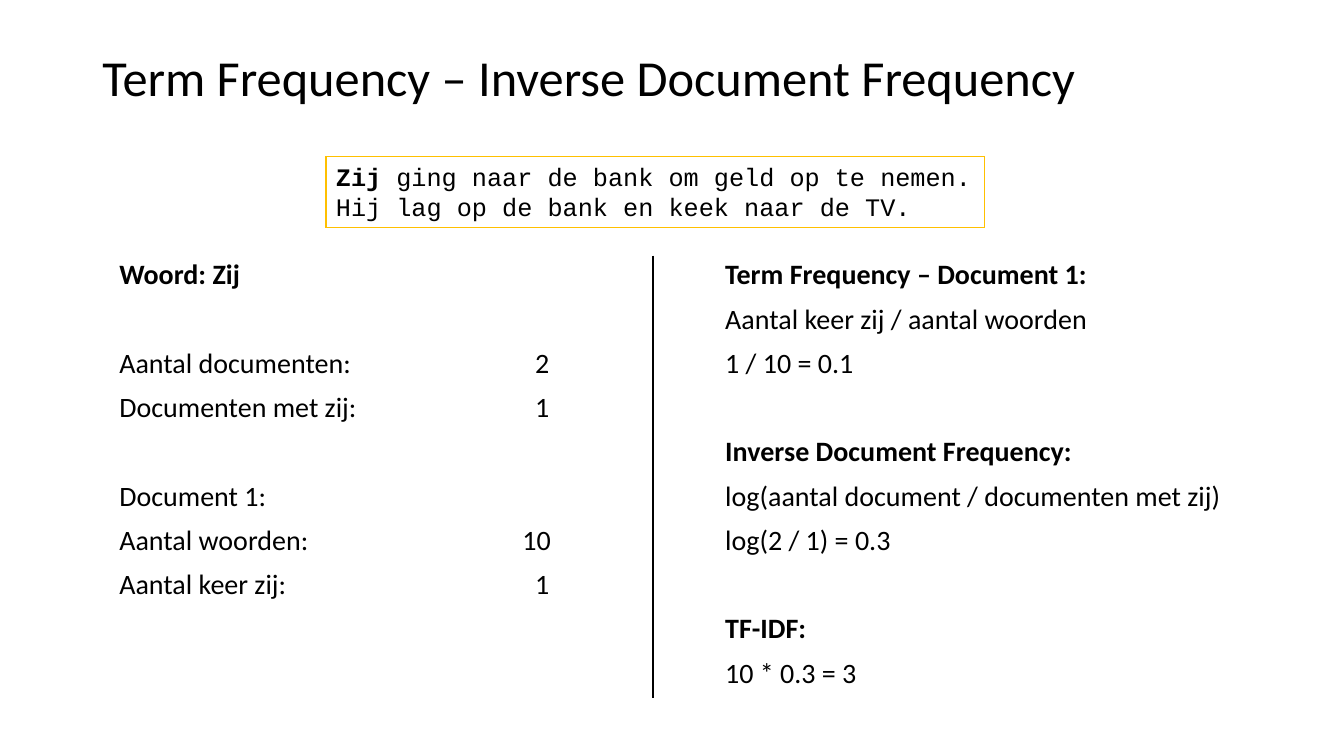
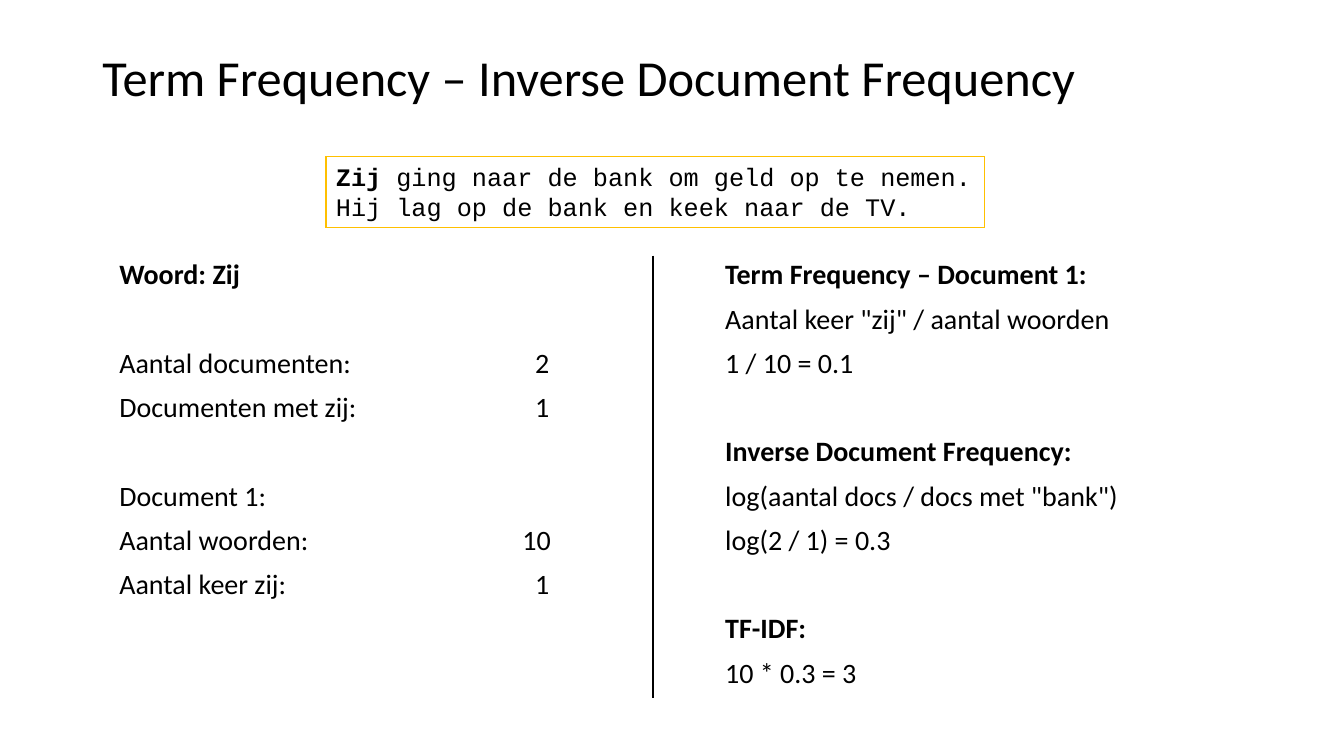
Before and after one commit to LFKoning/knowledge-sharing, a slide deck: slide 39 of python_trainees/5_nlp/python_traineeship_5.pptx (slide 37 before the commit). Drawn at 1344x756 pixels with LibreOffice and Linux fonts; fonts in the diff are those of the drawing. Boxes give left, top, right and bottom in pixels: in the first picture for what was removed or moved away, otherwise in the second. Text is boxed around its words. In the diff, an @@ line names an element or a change of style, - is before the commit and + after.

```diff
--- a/python_trainees/5_nlp/python_traineeship_5.pptx
+++ b/python_trainees/5_nlp/python_traineeship_5.pptx
@@ text at (725,309,1109,334): text changed @@
-Aantal keer zij / aantal woorden
+Aantal keer "zij" / aantal woorden
@@ text at (725,485,1118,511): text changed @@
-log(aantal document / documenten met zij)
+log(aantal docs / docs met "bank")
```
Also in this commit, not shown: 8 other slides changed, 2 slides added, 11 other files.
